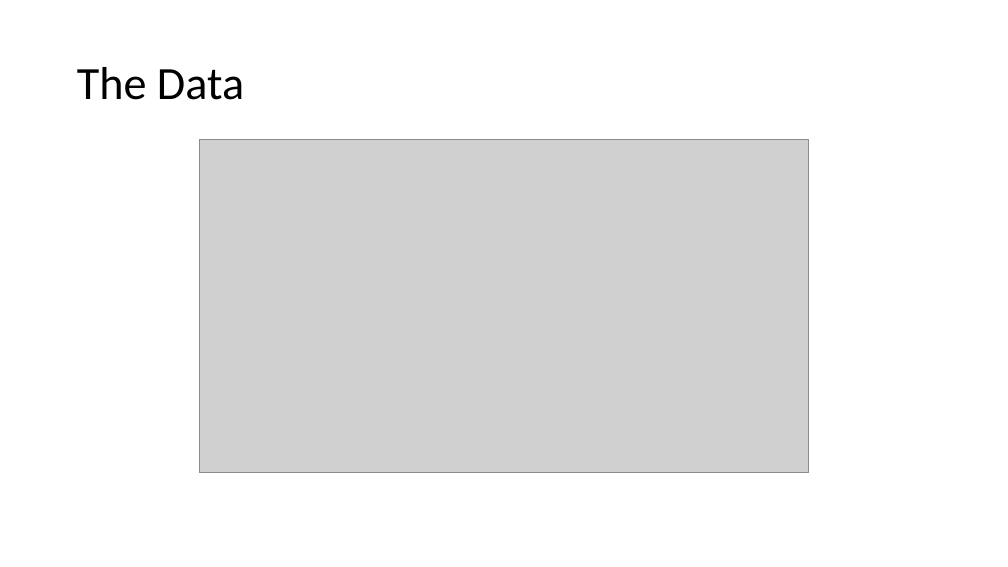
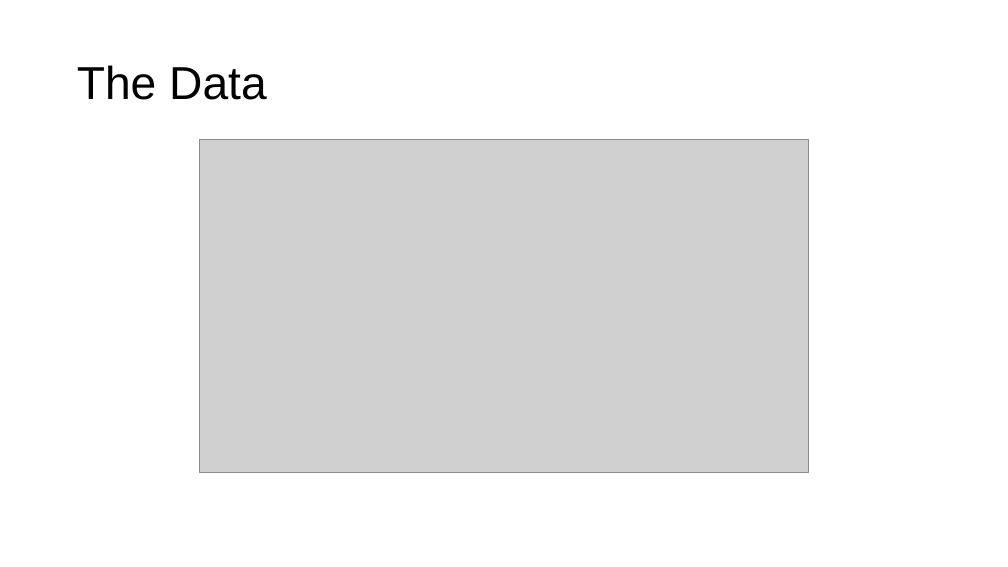
Before and after one commit to jj-yoon/dsc-phase-3-project, a slide deck: slide 4 of Presentation.pptx (slide 3 before the commit). Drawn at 1008x567 pixels with LibreOffice and Linux fonts; fonts in the diff are those of the drawing; grey boxes stand for pictures. Boxes give left, top, right and bottom in pixels: in the first picture for what was removed or moved away, otherwise in the second. Text is boxed around its words. In the diff, an @@ line names an element or a change of style, - is before the commit and + after.

```diff
--- a/Presentation.pptx
+++ b/Presentation.pptx
@@ title "The Data" at box(77, 65, 267, 100): font Calibri to Arial @@
```
Also in this commit, not shown: 2 other slides changed, 5 slides added, 5 slides removed, 28 other files.
